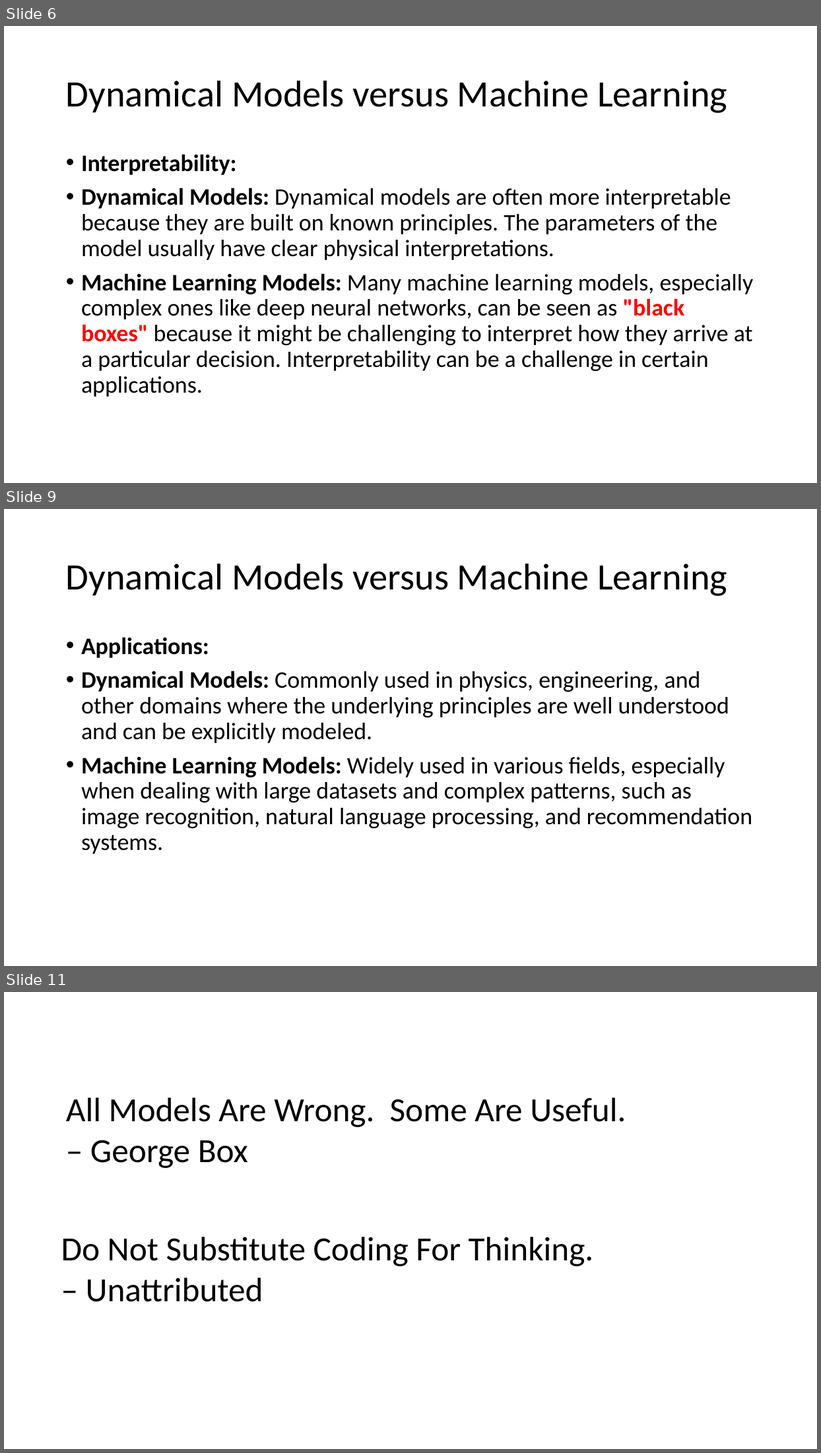
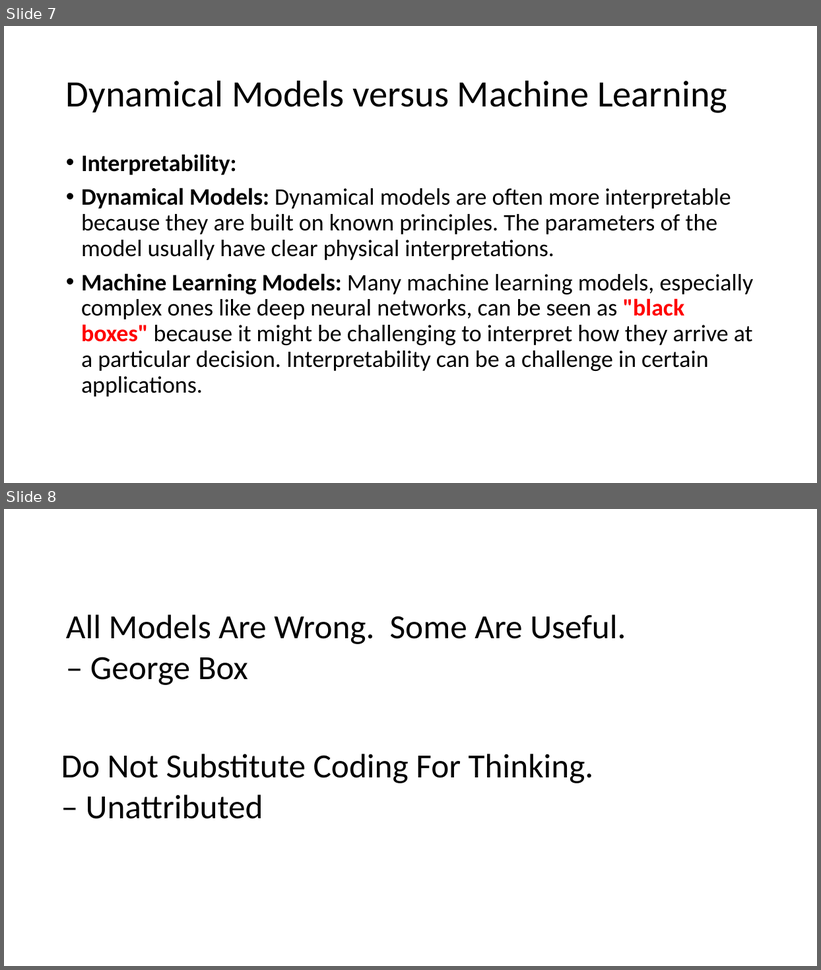
Before and after one commit to jamessdixon/swe4s, a slide deck: SWES_MachineLearning.pptx. Shown one above the other, each under a label of ours: slides 6, 9 and 11 before the commit, slides 7 and 8 after it; the slides between them are not shown. The pictures are 821x1453 and 821x970 pixels, drawn with LibreOffice and Linux fonts; fonts in the diff are those of the drawing. Boxes give left, top, right and bottom in pixels: in the first picture for what was removed or moved away, otherwise in the second. Text is boxed around its words. In the diff, an @@ line names an element or a change of style, - is before the commit and + after.

```diff
--- a/SWES_MachineLearning.pptx
+++ b/SWES_MachineLearning.pptx
@@ slide 9 removed at box(4, 509, 817, 966), background #FFFFFF @@
@@ title removed at box(66, 563, 727, 596) @@
-Dynamical Models versus Machine Learning
@@ text removed at box(81, 637, 752, 854) @@
-• Applications:
-• Dynamical Models: Commonly used in physics, engineering, and other domains where the underlying principles are well understood and can be explicitly modeled.
-• Machine Learning Models: Widely used in various fields, especially when dealing with large datasets and complex patterns, such as image recognition, natural language processing, and recommendation systems.
@@ what was slide 6 is now slide 7 @@
@@ what was slide 11 is now slide 8 @@
```
Also in this commit, not shown: 1 slide changed, 1 slide added, 3 other slides removed.
